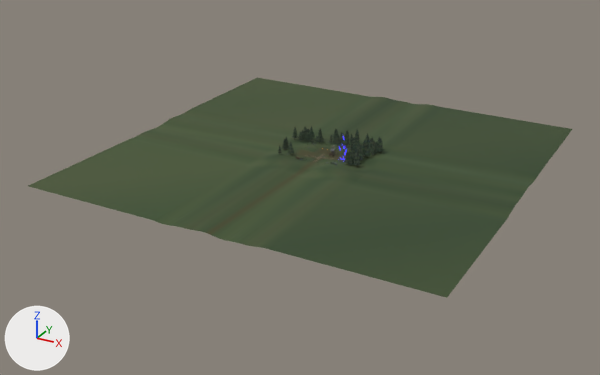
The Blender file Unity/Assets/Art_Reboot/Phase1/Source~/EnvironmentReview/environmentv2.blend as it was, and as the next commit left it.
The view is the same before and after, from a camera (50 mm lens) standing at (158.0, -310.0, 137.0) and looking at (-6.0, -12.0, -12.0). The lights are fixed; the arrows at lower left show +X, +Y and +Z. The picture after the commit comes second.

Objects in the first picture: 'Family_environment'.
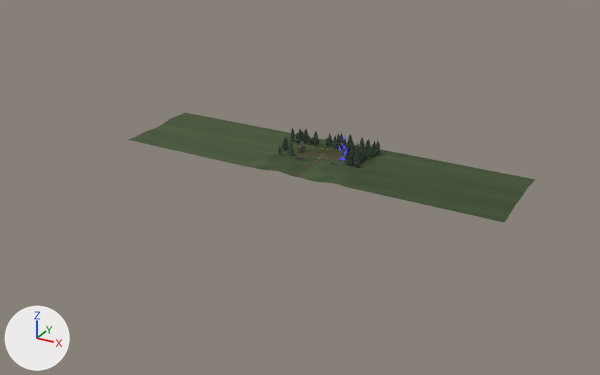
Location of each change, (x1, y1, x2, y2) in pixels of the pictures (600 x 375 px):
'Family_environment', reshaped: before (28, 78, 572, 298); after (128, 113, 535, 222)

The change, as a list of edits to the scene's bpy script:
```text
Change me_rolling_clearing_with_flat_building_contact:
    used by ob_family_environment; location = (0.0, 0.0, 0.0)
    remove me_rolling_clearing_with_flat_building_contact.from_pydata(...)  # 31014 vertices, 24383 faces; spans x -90.0..90.0, y -90.0..90.0, z -1.0..11.0
    add me_rolling_clearing_with_flat_building_contact.from_pydata(...)  # 31014 vertices, 24383 faces; spans x -90.0..90.0, y -27.0..20.0, z -1.0..11.0
    me_rolling_clearing_with_flat_building_contact part 1: 14136 of 31014 vertices moved; they spanned x -90.0..90.0, y -90.0..90.0, z -1.0..8.0 and now span x -90.0..90.0, y -27.0..19.0, z -1.0..8.0; mean shift (-2.0, -4.0, 0.0); largest move (-12.0, 90.0, 1.0) -> (-12.0, 19.0, -1.0)
    other edits to the shape of me_rolling_clearing_with_flat_building_contact do not show in these pictures
```
